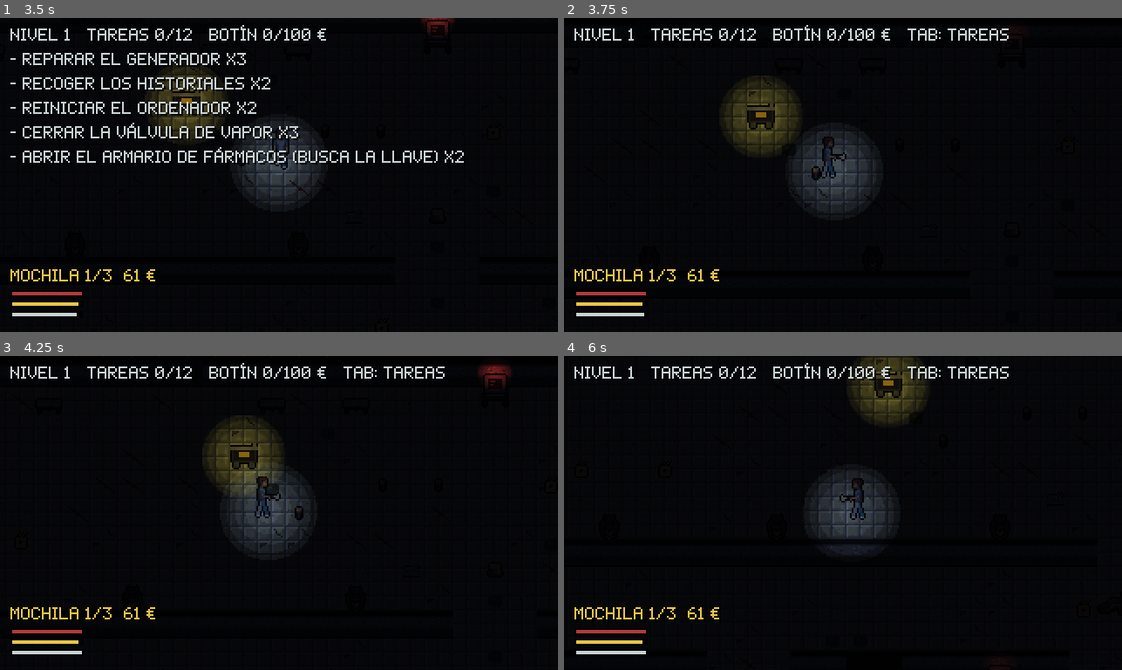
Above: before the commit, frames 1-4 (two rows, left to right).
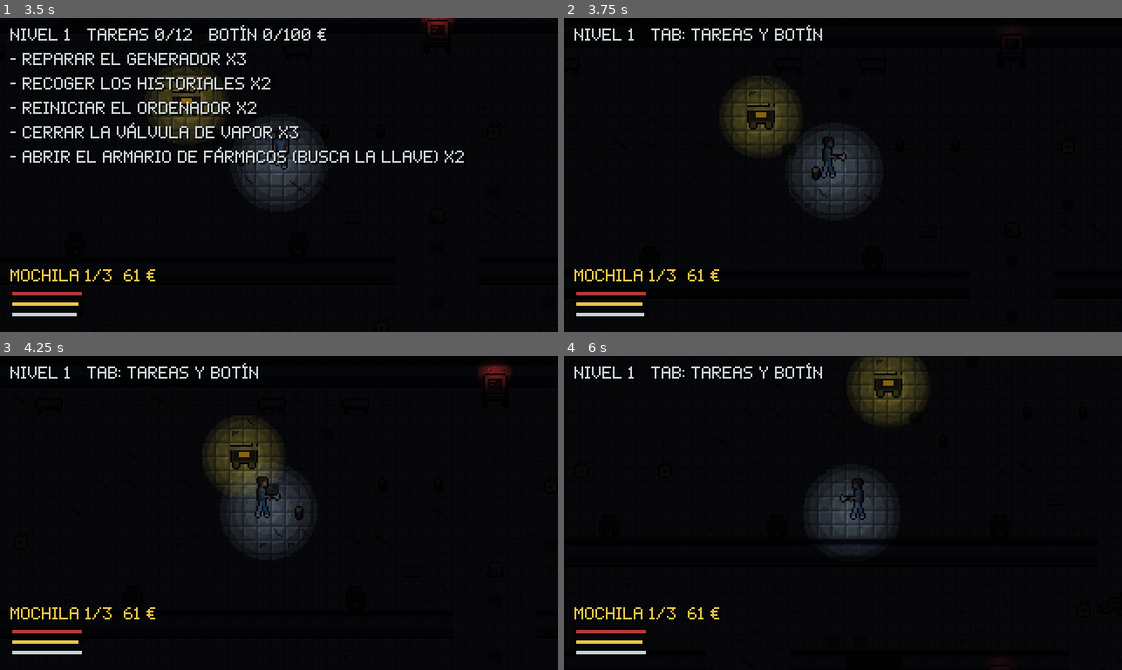
Above: after the commit, the same moments.

Repository: Skyfreefury/blackout-beta
Game: Godot game, scene res://scenes/main.tscn
Two runs of this game, one before a commit and one after it. Both use one fixed random seed, a clock stepped at 60 frames per second and the inputs below. This scene is started directly instead of the project's main scene.
Inputs (mouse positions are in pixels of both pictures, inside the frame that each line leads up to):
- Up to frame 1 (3.5 s): tap Enter at 0.5 s; move the mouse to (401, 159) at 0.52 s; hold D (move_right) 0.53-1.28 s; hold F (fire_dart) 0.53-1.28 s; click (401, 159) at 0.67 s; move the mouse to (167, 190) at 1.27 s; hold S (move_down) 1.28-2.03 s; tap E (interact) at 1.35 s; move the mouse to (334, 105) at 2.02 s; hold D (move_right) 2.03-2.78 s; hold Space (sprint) 2.03-2.78 s; move the mouse to (251, 237) at 2.77 s; hold W (move_up) from 2.78 s (still down); tap Q (toggle_light) at 2.85 s; click (251, 237) at 2.92 s
- Up to frame 2 (3.75 s): move the mouse to (1010, 222) at 3.52 s; release W (move_up) at 3.53 s; hold A (move_left) from 3.53 s (still down); hold Tab (toggle_tasks) from 3.53 s (still down)
- Up to frame 3 (4.25 s): keep holding A (move_left); keep holding Tab (toggle_tasks)
- Up to frame 4 (6 s): move the mouse to (675, 465) at 4.27 s; release Tab (toggle_tasks) at 4.28 s; tap Shift at 4.35 s; move the mouse to (870, 513) at 5.02 s; release A (move_left) at 5.03 s; hold S (move_down) 5.03-5.78 s; hold F (fire_dart) 5.03-5.78 s; click (870, 513) at 5.17 s; move the mouse to (759, 434) at 5.77 s; hold D (move_right) from 5.78 s (still down); tap E (interact) at 5.85 s

Frame 1 is identical in both runs. In frame 2, 0.9% of the frame differs, in the area x 19-80%, y 2-8%; in frame 3, 0.9%; in frame 4, 1.0%.

Commit message:
HUD: lista plegada muestra solo el nivel y TAB
Co-Authored-By: Claude Opus 5.5 <noreply@anthropic.com>

Diff:
--- a/scripts/hud.gd
+++ b/scripts/hud.gd
@@ -208,12 +208,12 @@
 	return rect
 
 
-## Plegada: la primera línea y un aviso de TAB. Si solo hay 2 líneas se ven enteras.
+## Plegada: solo el nivel y un aviso de TAB. Si solo hay 2 líneas se ven enteras.
 func _objective_shown() -> String:
 	var lines := objective.split("\n")
 	if _tasks_open or lines.size() <= 2:
 		return objective
-	return lines[0] + "   TAB: tareas"
+	return lines[0].get_slice("   ", 0) + "   TAB: tareas y botín"
 
 
 func _unhandled_input(event: InputEvent) -> void:
